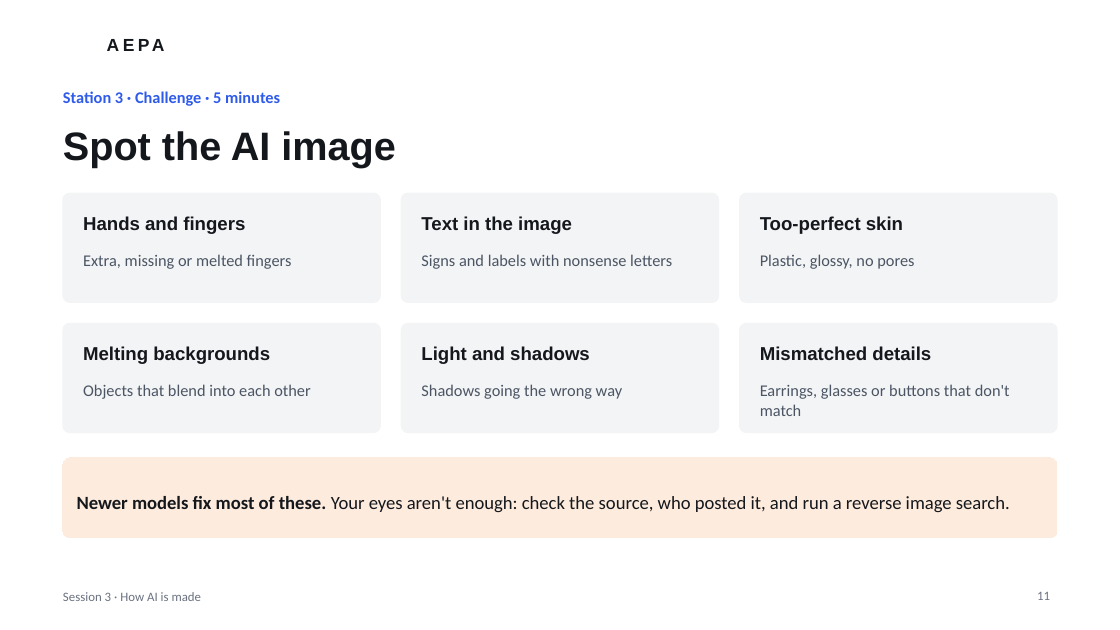
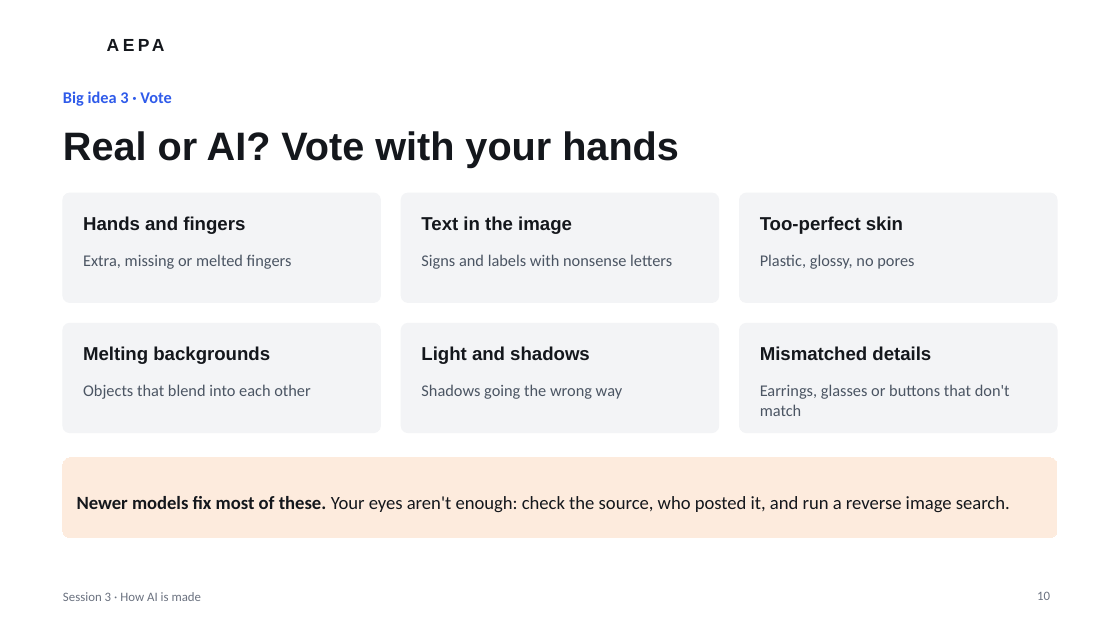
Before and after one commit to JTSG-cons/aepa-sessions, a slide deck: slide 10 of session-3/AEPA-Session-3.pptx (slide 11 before the commit). Drawn at 1120x630 pixels with LibreOffice and Linux fonts; fonts in the diff are those of the drawing; background and template pictures are left out. Boxes give left, top, right and bottom in pixels: in the first picture for what was removed or moved away, otherwise in the second. Text is boxed around its words. In the diff, an @@ line names an element or a change of style, - is before the commit and + after.

```diff
--- a/session-3/AEPA-Session-3.pptx
+++ b/session-3/AEPA-Session-3.pptx
@@ text at (63,91,171,106): text changed @@
-Station 3 · Challenge · 5 minutes
+Big idea 3 · Vote
@@ title at (63,131,679,167): text changed @@
-Spot the AI image
+Real or AI? Vote with your hands
@@ page number at (1037,591,1050,600): text changed @@
-11
+10
```
Also in this commit, not shown: 11 other slides changed, 4 slides added, 5 slides removed, 2 other files.
